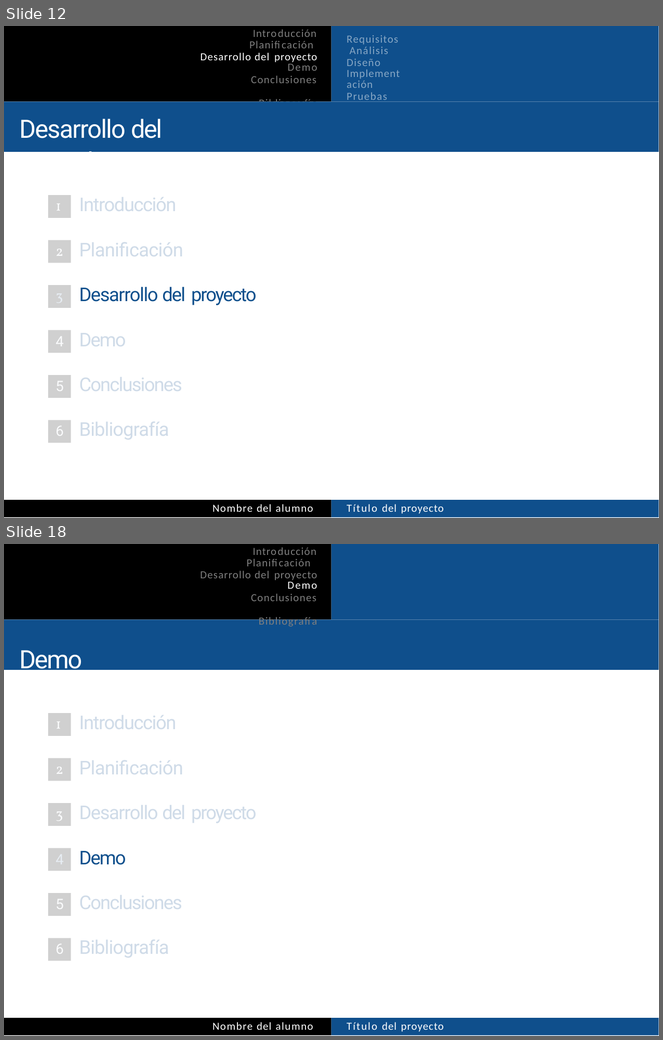
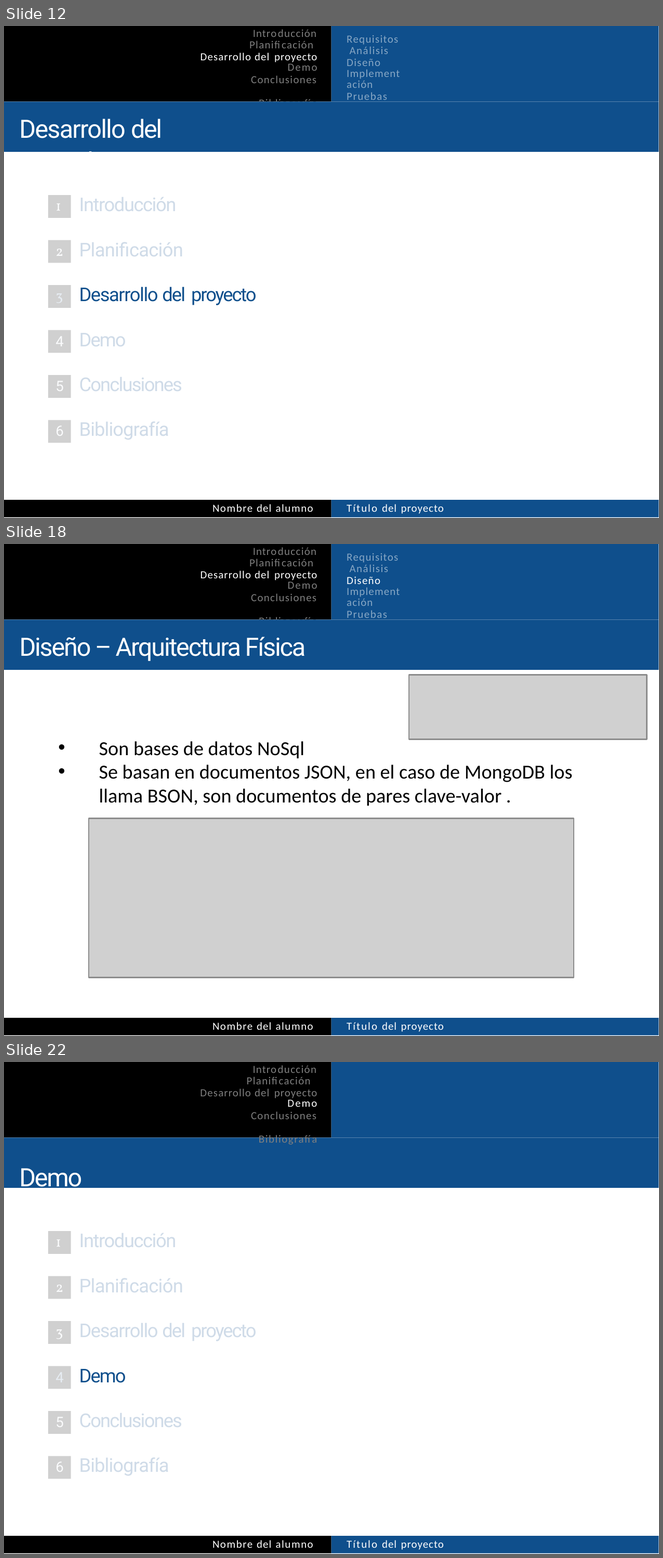
Before and after one commit to kodorniz/jUCAbox_PFC, a slide deck: doc/plantilla-presentacion.pptx. Shown one above the other, each under a label of ours: slides 12 and 18 before the commit, slides 12, 18 and 22 after it; the slides between them are not shown. The pictures are 663x1040 and 663x1558 pixels, drawn with LibreOffice and Linux fonts; fonts in the diff are those of the drawing; grey boxes stand for pictures. Boxes give left, top, right and bottom in pixels: in the first picture for what was removed or moved away, otherwise in the second. Text is boxed around its words. In the diff, an @@ line names an element or a change of style, - is before the commit and + after.

```diff
--- a/doc/plantilla-presentacion.pptx
+++ b/doc/plantilla-presentacion.pptx
@@ slide 18 added at box(4, 544, 659, 1036), background #FFFFFF; not listed: 1 template element that a slide beside it also shows @@
@@ freeform shape added at box(332, 544, 659, 619), fill #0F4F8C @@
@@ text added at box(347, 553, 398, 620), 6 pt, text #87A7C5 @@
+Requisitos Análisis Diseño
+Implementación
+Pruebas
@@ text added at box(201, 571, 318, 601), 6 pt, text #7F7F7F @@
+Introducción Planificación Desarrollo del proyecto
+Demo
+Conclusiones Bibliografía
@@ freeform shape added at box(4, 619, 659, 670), fill #0F4F8C @@
@@ text added at box(20, 637, 306, 661), 14 pt, text #FFFFFF @@
+Diseño – Arquitectura Física
@@ picture added at box(410, 675, 648, 741) @@
@@ text added at box(99, 741, 573, 806), 11 pt, text #000000 @@
+• Son bases de datos NoSql
+• Se basan en documentos JSON, en el caso de MongoDB los llama BSON, son documentos de pares clave-valor .
@@ picture added at box(88, 819, 573, 977) @@
@@ freeform shape added at box(4, 1018, 332, 1035), fill #000000 @@
@@ text added at box(213, 1022, 313, 1030), 6 pt, text #FFFFFF @@
+Nombre del alumno
@@ freeform shape added at box(332, 1018, 659, 1035), fill #0F4F8C @@
@@ text added at box(382, 1022, 444, 1032), 6 pt, text #FFFFFF @@
+Título del proyecto
@@ what was slide 18 is now slide 22 @@
```
Also in this commit, not shown: 11 slides changed, 3 other slides added, 1 other file.
